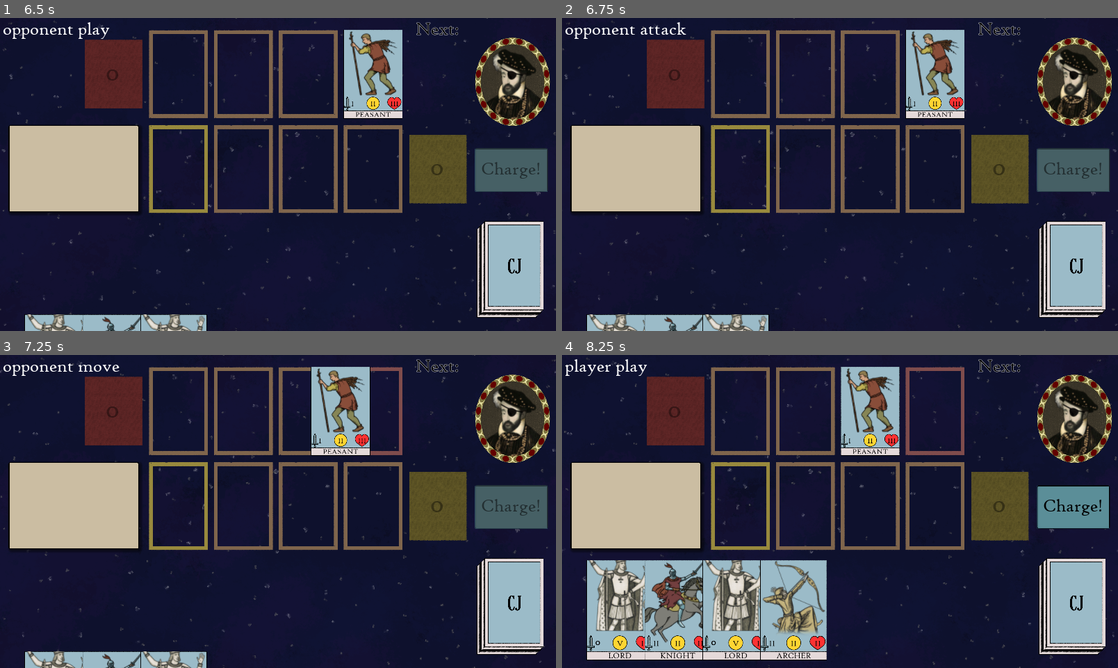
Above: before the commit, frames 1-4 (two rows, left to right).
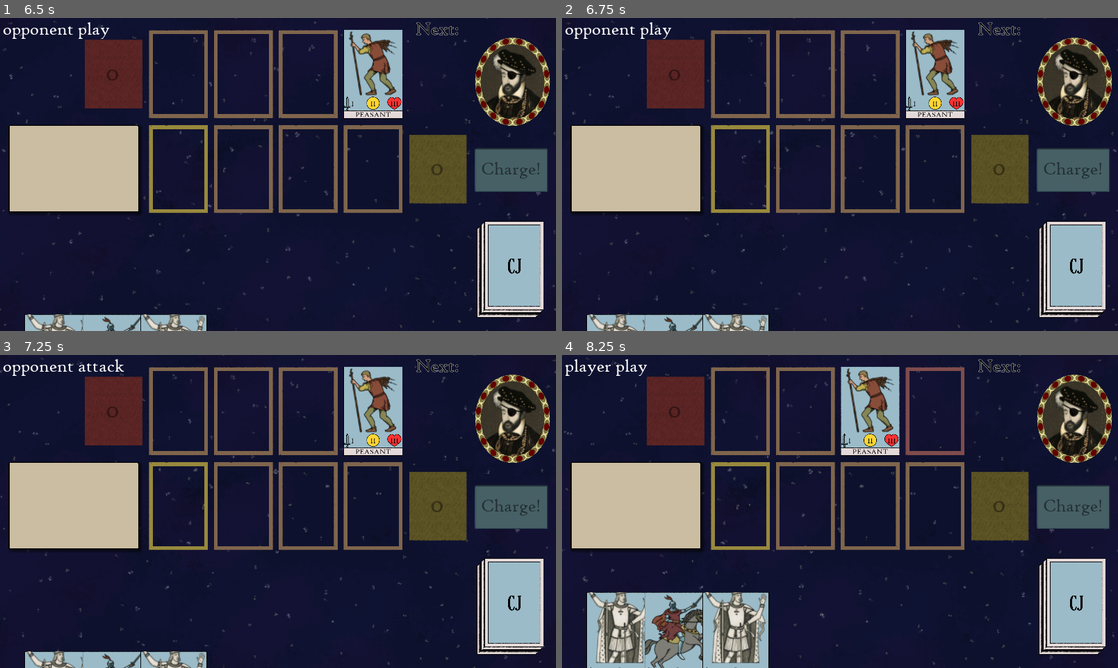
Above: after the commit, the same moments.

Repository: Mikroscopic/card-joust
Game: Godot game, scene res://scenes/scn_card_battle_henryii.tscn
The game is run twice, just before and just after one commit, with the same random seed, the same clock (stepped at 60 frames per second) and the same inputs. This scene is started directly instead of the project's main scene. The engine's default icon, where the game draws it, is replaced by a stand-in: a white triangle on a blue panel in a dark square.
Inputs (mouse positions are in pixels of both pictures, inside the frame that each line leads up to):
- Up to frame 1 (6.5 s): move the mouse to (400, 158) at 0.52 s; click (400, 158) at 0.6 s; move the mouse to (166, 190) at 1.27 s; click (166, 190) at 1.35 s; move the mouse to (333, 105) at 2.02 s; click (333, 105) at 2.1 s; move the mouse to (250, 237) at 2.77 s; click (250, 237) at 2.85 s; move the mouse to (444, 221) at 3.52 s; click (444, 221) at 3.6 s; move the mouse to (111, 127) at 4.27 s; click (111, 127) at 4.35 s; move the mouse to (305, 174) at 5.02 s; click (305, 174) at 5.1 s; click "Charge!" at 5.75 s
- Up to frame 2 (6.75 s): move the mouse to (756, 96) at 6.52 s; click (756, 96) at 6.6 s
- Up to frame 3 (7.25 s): no input
- Up to frame 4 (8.25 s): move the mouse to (962, 495) at 7.27 s; click (962, 495) at 7.35 s; move the mouse to (728, 527) at 8.02 s; click (728, 527) at 8.1 s

Frame 1 is identical in both runs. In frame 2, 0.1% of the frame differs, in the area x 14-23%, y 1-7%; in frame 3, 4.2%; in frame 4, 15%, in the area x 4-99%, y 41-100%.

Commit message:
Add sound effects

Diff:
--- a/objects/game_card.tscn
+++ b/objects/game_card.tscn
@@ -1,8 +1,15 @@
-[gd_scene load_steps=8 format=2]
+[gd_scene load_steps=15 format=2]
 
 [ext_resource path="res://scripts/scene_scripts/game_card.gd" type="Script" id=1]
 [ext_resource path="res://assets/themes/theme_cd_stats.tres" type="Theme" id=2]
 [ext_resource path="res://assets/sprites/cards/cd_base.png" type="Texture" id=3]
+[ext_resource path="res://assets/sounds/attack.wav" type="AudioStream" id=4]
+[ext_resource path="res://assets/sounds/card_slide01.wav" type="AudioStream" id=5]
+[ext_resource path="res://assets/sounds/card_slide02.wav" type="AudioStream" id=6]
+[ext_resource path="res://assets/sounds/card_slide03.wav" type="AudioStream" id=7]
+[ext_resource path="res://assets/sounds/card_deal.wav" type="AudioStream" id=8]
+[ext_resource path="res://assets/sounds/card_snap.wav" type="AudioStream" id=9]
+[ext_resource path="res://assets/sounds/magic.wav" type="AudioStream" id=10]
 
 [sub_resource type="Animation" id=4]
 resource_name = "attack_end"
@@ -60,6 +67,11 @@
 
 [node name="GameCard" type="KinematicBody2D" groups=["cards"]]
 script = ExtResource( 1 )
+snd_deal_a = ExtResource( 8 )
+snd_deal_b = ExtResource( 9 )
+snd_attack = ExtResource( 4 )
+snd_move = [ ExtResource( 5 ), ExtResource( 6 ), ExtResource( 7 ) ]
+snd_gold = ExtResource( 10 )
 
 [node name="AnimationPlayer" type="AnimationPlayer" parent="."]
 anims/attack_end = SubResource( 4 )
@@ -127,3 +139,6 @@
 
 [node name="CollisionShape2D" type="CollisionShape2D" parent="."]
 shape = SubResource( 1 )
+
+[node name="Sfx" type="AudioStreamPlayer2D" parent="."]
+volume_db = -1.0
--- a/objects/game_card_player.tscn
+++ b/objects/game_card_player.tscn
@@ -1,8 +1,15 @@
-[gd_scene load_steps=8 format=2]
+[gd_scene load_steps=15 format=2]
 
 [ext_resource path="res://scripts/scene_scripts/game_card_player.gd" type="Script" id=1]
 [ext_resource path="res://assets/themes/theme_cd_stats.tres" type="Theme" id=2]
 [ext_resource path="res://assets/sprites/cards/cd_base.png" type="Texture" id=3]
+[ext_resource path="res://assets/sounds/attack.wav" type="AudioStream" id=4]
+[ext_resource path="res://assets/sounds/card_slide01.wav" type="AudioStream" id=5]
+[ext_resource path="res://assets/sounds/card_slide02.wav" type="AudioStream" id=6]
+[ext_resource path="res://assets/sounds/card_slide03.wav" type="AudioStream" id=7]
+[ext_resource path="res://assets/sounds/card_deal.wav" type="AudioStream" id=8]
+[ext_resource path="res://assets/sounds/card_snap.wav" type="AudioStream" id=9]
+[ext_resource path="res://assets/sounds/magic.wav" type="AudioStream" id=10]
 
 [sub_resource type="Animation" id=4]
 resource_name = "attack_end"
@@ -61,6 +68,11 @@
 [node name="GameCardPlayer" type="KinematicBody2D" groups=["cards"]]
 collision_layer = 2
 script = ExtResource( 1 )
+snd_deal_a = ExtResource( 8 )
+snd_deal_b = ExtResource( 9 )
+snd_attack = ExtResource( 4 )
+snd_move = [ ExtResource( 5 ), ExtResource( 6 ), ExtResource( 7 ) ]
+snd_gold = ExtResource( 10 )
 
 [node name="AnimationPlayer" type="AnimationPlayer" parent="."]
 anims/attack_end = SubResource( 4 )
@@ -128,3 +140,6 @@
 
 [node name="CollisionShape2D" type="CollisionShape2D" parent="."]
 shape = SubResource( 3 )
+
+[node name="Sfx" type="AudioStreamPlayer2D" parent="."]
+volume_db = -1.0
--- a/scenes/scn_card_battle.tscn
+++ b/scenes/scn_card_battle.tscn
@@ -13,6 +13,9 @@
 [ext_resource path="res://assets/sprites/portraits/portrait_back.png" type="Texture" id=11]
 [ext_resource path="res://assets/sprites/portraits/portrait_frame.png" type="Texture" id=12]
 [ext_resource path="res://assets/themes/fnt_title.tres" type="DynamicFont" id=13]
+[ext_resource path="res://assets/sounds/battle_horn.wav" type="AudioStream" id=14]
+[ext_resource path="res://assets/sounds/ping.wav" type="AudioStream" id=15]
+[ext_resource path="res://assets/sounds/coin_drop.wav" type="AudioStream" id=16]
 
 [sub_resource type="DynamicFont" id=1]
 size = 32
@@ -196,6 +199,10 @@
 align = 1
 valign = 1
 
+[node name="SfxPing" type="AudioStreamPlayer2D" parent="PlayerScore"]
+position = Vector2( 100, 50 )
+stream = ExtResource( 15 )
+
 [node name="EnemyScore" type="Label" parent="."]
 margin_left = 290.0
 margin_top = 141.0
@@ -206,6 +213,10 @@
 text = "0"
 align = 1
 valign = 1
+
+[node name="SfxPing" type="AudioStreamPlayer2D" parent="EnemyScore"]
+position = Vector2( 100, 50 )
+stream = ExtResource( 15 )
 
 [node name="HintBox" type="PanelContainer" parent="."]
 margin_left = 30.0
@@ -305,6 +316,14 @@
 anims/portrait_to_corner = SubResource( 5 )
 anims/scene_slide_in = SubResource( 2 )
 
+[node name="SfxBattleHorn" type="AudioStreamPlayer" parent="."]
+stream = ExtResource( 14 )
+volume_db = -20.0
+
+[node name="SfxBuyCard" type="AudioStreamPlayer2D" parent="."]
+position = Vector2( 1700, 870 )
+stream = ExtResource( 16 )
+
 [connection signal="next_phase_triggered" from="." to="." method="_on_next_phase_triggered"]
 [connection signal="player_lost" from="." to="." method="_on_ScnCardBattle_player_lost"]
 [connection signal="player_won" from="." to="." method="_on_ScnCardBattle_player_won"]
--- a/scripts/scene_scripts/game_card.gd
+++ b/scripts/scene_scripts/game_card.gd
@@ -10,6 +10,11 @@
 const THEME_STATS_DIGITS = preload("res://assets/themes/theme_cd_stats_digits.tres")
 
 export var distance_to_target: float setget set_distance_to_target
+export var snd_deal_a: AudioStream
+export var snd_deal_b: AudioStream
+export var snd_attack: AudioStream
+export (Array, AudioStream) var snd_move
+export var snd_gold: AudioStream
 
 # Card stats
 var card_id: String
@@ -199,6 +204,7 @@
 				"GREEK_BOSS_MIDAS_HAND":
 					_enemy_lane[t].apply_status("STATUS_GOLD_STATUE")
 
+			play_sound("attack")
 			var opposing_card_killed = _enemy_lane[t].take_damage(self, power)
 			$AnimationPlayer.play(
 				"attack_end",
@@ -259,6 +265,7 @@
 		new_position = _battle_scene.enemy_lane_spaces[_lane_space + 1].find_node("CenterPoint").global_position
 
 	# Move to new position
+	play_sound("move")
 	yield(slide_to_position(new_position, 0.2), "completed")
 	_ally_lane[_lane_space] = null
 	_lane_space = new_space
@@ -319,6 +326,7 @@
 			power = 0
 			value += 2
 			$CardVisual.modulate = Color(1.0, 0.8, 0.4)
+			play_sound("gold")
 
 
 func _on_board_state_changed():
@@ -330,3 +338,18 @@
 			else:
 				power = 0
 			update_stats()
+
+
+func play_sound(sound):
+	match sound:
+		"deal_a":
+			$Sfx.stream = snd_deal_a
+		"deal_b":
+			$Sfx.stream = snd_deal_b
+		"attack":
+			$Sfx.stream = snd_attack
+		"move":
+			$Sfx.stream = snd_move[int(rand_range(0.0, snd_move.size()))]
+		"gold":
+			$Sfx.stream = snd_gold
+	$Sfx.play()
--- a/scripts/scene_scripts/game_hand.gd
+++ b/scripts/scene_scripts/game_hand.gd
@@ -15,7 +15,9 @@
 	card.global_position = card_pos
 	_cards.append(card)
 	_card_positions.append(Vector2(0, 0))
+	card.play_sound("deal_a")
 	yield(calc_card_positions(), "completed")
+	card.play_sound("deal_b")
 	card.is_in_hand = true
 
 func removeCard(card):
--- a/scripts/scene_scripts/scn_card_battle.gd
+++ b/scripts/scene_scripts/scn_card_battle.gd
@@ -194,8 +194,15 @@
 
 
 func update_score(team, value):
-	_scores[team] += value
-	[$PlayerScore, $EnemyScore][team].text = str(_scores[team])
+	var i = value
+	while i != 0:
+		_scores[team] += 1 if value > 0 else -1
+		var score_label = [$PlayerScore, $EnemyScore][team]
+		score_label.text = str(_scores[team])
+		score_label.find_node("SfxPing").play()
+		score_label.find_node("SfxPing").pitch_scale = _scores[team] / 20.0 + 0.5
+		yield(get_tree().create_timer(0.1, false), "timeout")
+		i -= 1 if value > 0 else -1
 
 
 func enemy_choose_next_card():
@@ -283,7 +290,9 @@
 	$BoardCards.add_child(card)
 	card.scale = Vector2(0.8, 0.8)
 	card.global_position = enemy_play_pos + Vector2(0, -400)
-	card.slide_to_position(enemy_play_pos, 0.25)
+	card.play_sound("deal_a")
+	yield(card.slide_to_position(enemy_play_pos, 0.25), "completed")
+	card.play_sound("deal_b")
 	emit_signal("board_state_changed")
 	card.perform_played()
 
@@ -393,6 +402,7 @@
 			check_bankruptcy()
 			perform_player_play()
 		1:
+			$SfxBattleHorn.play()
 			perform_player_attack()
 		2:
 			perform_player_move()
@@ -411,6 +421,7 @@
 		return
 	if _scores[0] == 0:
 		return
+	$SfxBuyCard.play()
 	update_score(0, -1)
 	draw_card()
 
@@ -429,7 +440,16 @@
 	$BoardCards.add_child(card)
 	card.scale = Vector2(0.8, 0.8)
 	card.global_position = card_pos
-	card.slide_to_position(player_lane_spaces[0].find_node("CenterPoint").global_position, 0.15, true)
+	card.play_sound("deal_a")
+	yield(
+		card.slide_to_position(
+			player_lane_spaces[0].find_node("CenterPoint").global_position,
+			0.15,
+			true
+		),
+		"completed"
+	)
+	card.play_sound("deal_b")
 	emit_signal("board_state_changed")
 	card.perform_played()
 
Not shown, added: assets/sounds/attack.wav.import
Not shown, added: assets/sounds/battle_horn.wav.import
Not shown, added: assets/sounds/card_deal.wav.import
Not shown, added: assets/sounds/card_slide01.wav.import
Not shown, added: assets/sounds/card_slide02.wav.import
Not shown, added: assets/sounds/card_slide03.wav.import
Not shown, added: assets/sounds/card_snap.wav.import
Not shown, added: assets/sounds/coin_drop.wav.import
Not shown, added: assets/sounds/magic.wav.import
Not shown, added: assets/sounds/ping.wav.import
Not shown: 1 places in scenes/scn_card_battle.tscn that only renumber resources
Not shown, added: assets/sounds/attack.wav
(and 9 more such lines)
